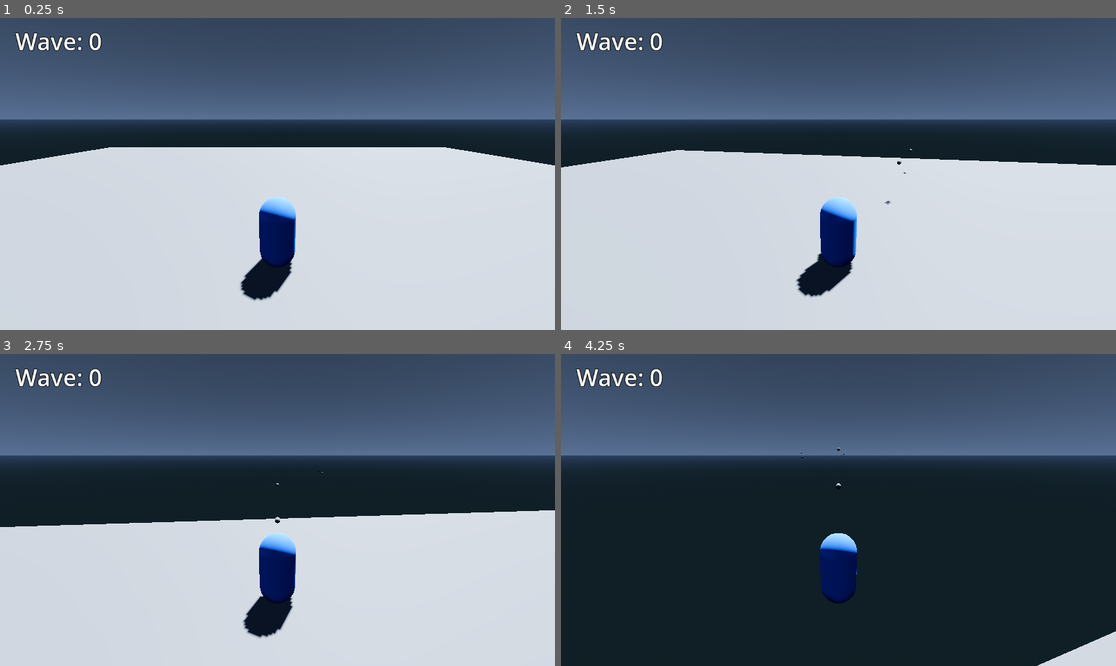
Above: before the commit, frames 1-4 (two rows, left to right).
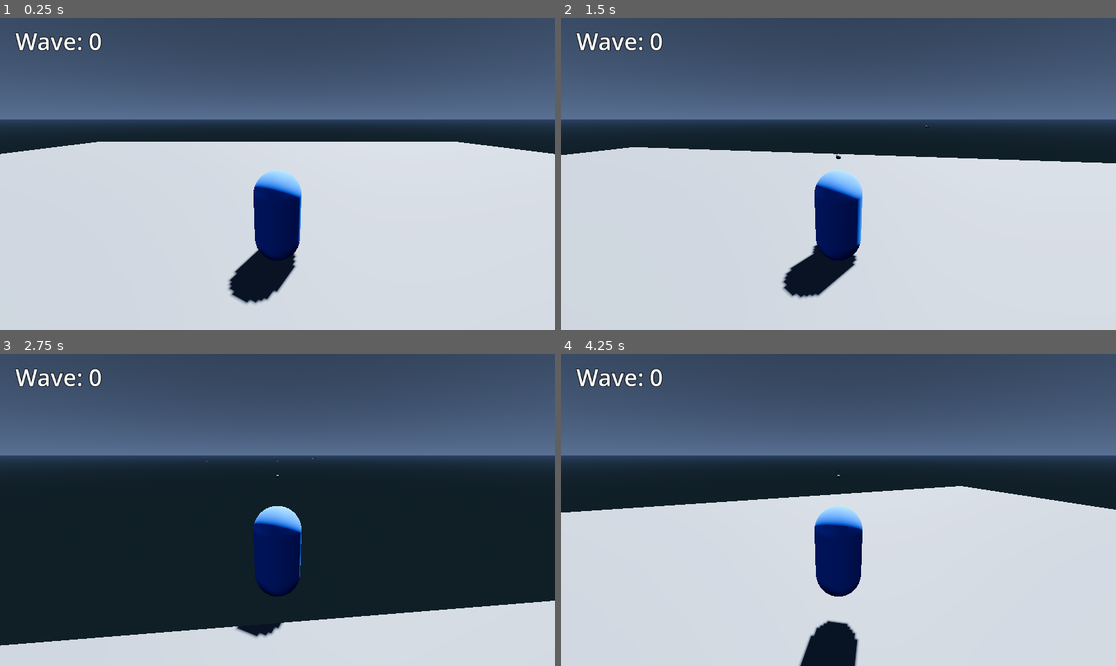
Above: after the commit, the same moments.

Repository: AdilDevStuff/3D-WaveShooter
Game: Godot game, scene res://Scenes/Levels/World.tscn
Two runs of this game, one before a commit and one after it. Both use one fixed random seed, a clock stepped at 60 frames per second and the inputs below.
Inputs (mouse positions are in pixels of both pictures, inside the frame that each line leads up to):
- Up to frame 1 (0.25 s): no input
- Up to frame 2 (1.5 s): tap Enter (ui_accept) at 0.5, 0.77 s; move the mouse to (866, 174) at 0.52 s; press the mouse at (866, 174) at 0.53 s; hold W (Forward) from 0.53 s (still down); move the mouse to (810, 174) at 1.27 s; release the mouse at (810, 174) at 1.28 s; click (810, 174) at 1.35 s
- Up to frame 3 (2.75 s): keep holding W (Forward); tap Enter (ui_accept) at 1.52 s; move the mouse to (288, 503) at 2.02 s; press the mouse at (288, 503) at 2.03 s
- Up to frame 4 (4.25 s): keep holding W (Forward); move the mouse to (832, 516) at 2.77 s; release the mouse at (832, 516) at 2.78 s; click (832, 516) at 2.85 s; tap Enter (ui_accept) at 3.02, 3.77 s; move the mouse to (877, 513) at 3.52 s; press the mouse at (877, 513) at 3.53 s

The runs differ from the first frame. In frame 1, 4.2% of the frame differs, in the area x 0-100%, y 39-92%; in frame 2, 3.2%; in frame 3, 32%; in frame 4, 51%, in the area x 0-100%, y 30-100%.
Error before the commit: Invalid access to property or key 'position' on a base object of type 'Nil'. (res://Scripts/Components/Shooting.gd:21)

Commit message:
Increased player and enemy speed

Diff:
--- a/Scenes/Characters/Enemy.tscn
+++ b/Scenes/Characters/Enemy.tscn
@@ -26,7 +26,7 @@
 
 [node name="Enemy" type="CharacterBody3D" node_paths=PackedStringArray("shooting_component", "health_component", "navigation_component")]
 script = ExtResource("1_4clmw")
-follow_speed = 4.0
+follow_speed = 6.0
 shooting_component = NodePath("Components/Shooting")
 health_component = NodePath("Components/HealthSystem")
 navigation_component = NodePath("Components/NavigationMovement")
--- a/Scenes/Characters/Player.tscn
+++ b/Scenes/Characters/Player.tscn
@@ -17,9 +17,12 @@
 
 [sub_resource type="CapsuleShape3D" id="CapsuleShape3D_23eby"]
 
+[sub_resource type="BoxShape3D" id="BoxShape3D_77eex"]
+size = Vector3(1, 2, 1)
+
 [node name="Player" type="CharacterBody3D" node_paths=PackedStringArray("shooting_component", "health_system") groups=["Player"]]
 script = ExtResource("1_6rd3n")
-speed = 8.0
+speed = 12.0
 jump_force = 6.0
 shooting_component = NodePath("Components/Shooting")
 health_system = NodePath("Components/HealthSystem")
@@ -33,7 +36,7 @@
 mesh = SubResource("BoxMesh_m83oc")
 
 [node name="Camera3D" type="Camera3D" parent="."]
-transform = Transform3D(1, 0, 0, 0, 0.965926, 0.258819, 0, -0.258819, 0.965926, 0, 3, 5)
+transform = Transform3D(1, 0, 0, 0, 0.965926, 0.258819, 0, -0.258819, 0.965926, 0, 2, 4)
 
 [node name="MeshInstance3D" type="MeshInstance3D" parent="."]
 material_override = SubResource("StandardMaterial3D_d2cf7")
@@ -42,12 +45,20 @@
 [node name="CollisionShape3D" type="CollisionShape3D" parent="."]
 shape = SubResource("CapsuleShape3D_23eby")
 
+[node name="HurtBox" type="Area3D" parent="."]
+
+[node name="CollisionShape3D" type="CollisionShape3D" parent="HurtBox"]
+shape = SubResource("BoxShape3D_77eex")
+
 [node name="Components" type="Node3D" parent="."]
 
-[node name="Shooting" parent="Components" node_paths=PackedStringArray("spawn_position") instance=ExtResource("2_ojpoo")]
-firerate = 0.5
+[node name="Shooting" parent="Components" node_paths=PackedStringArray("spawn_position", "camera") instance=ExtResource("2_ojpoo")]
+firerate = 0.4
 projectile = ExtResource("3_yc837")
 spawn_position = NodePath("SpawnPosition")
+camera = NodePath("../../Camera3D")
 
 [node name="HealthSystem" type="Node3D" parent="Components"]
 script = ExtResource("4_plgsg")
+
+[connection signal="area_entered" from="HurtBox" to="." method="_on_hurt_box_area_entered"]
--- a/Scenes/Objects/Projectiles/PlayerProjectile.tscn
+++ b/Scenes/Objects/Projectiles/PlayerProjectile.tscn
@@ -5,4 +5,5 @@
 
 [node name="PlayerProjectile" groups=["PlayerProjectile"] instance=ExtResource("1_r41io")]
 script = ExtResource("2_s21tj")
+projectile_speed = 50.0
 projectile_damage = 50.0
Not shown: 1 places in Scenes/Characters/Player.tscn that only renumber resources
